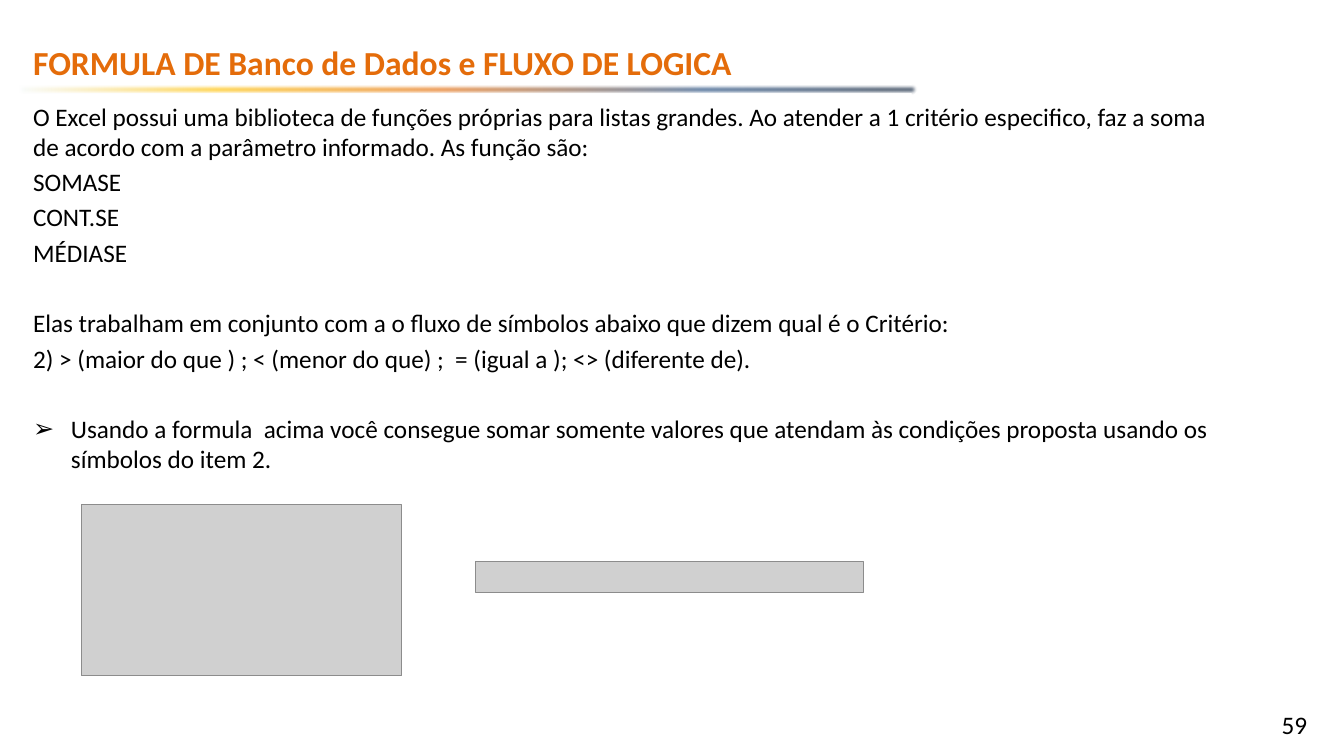
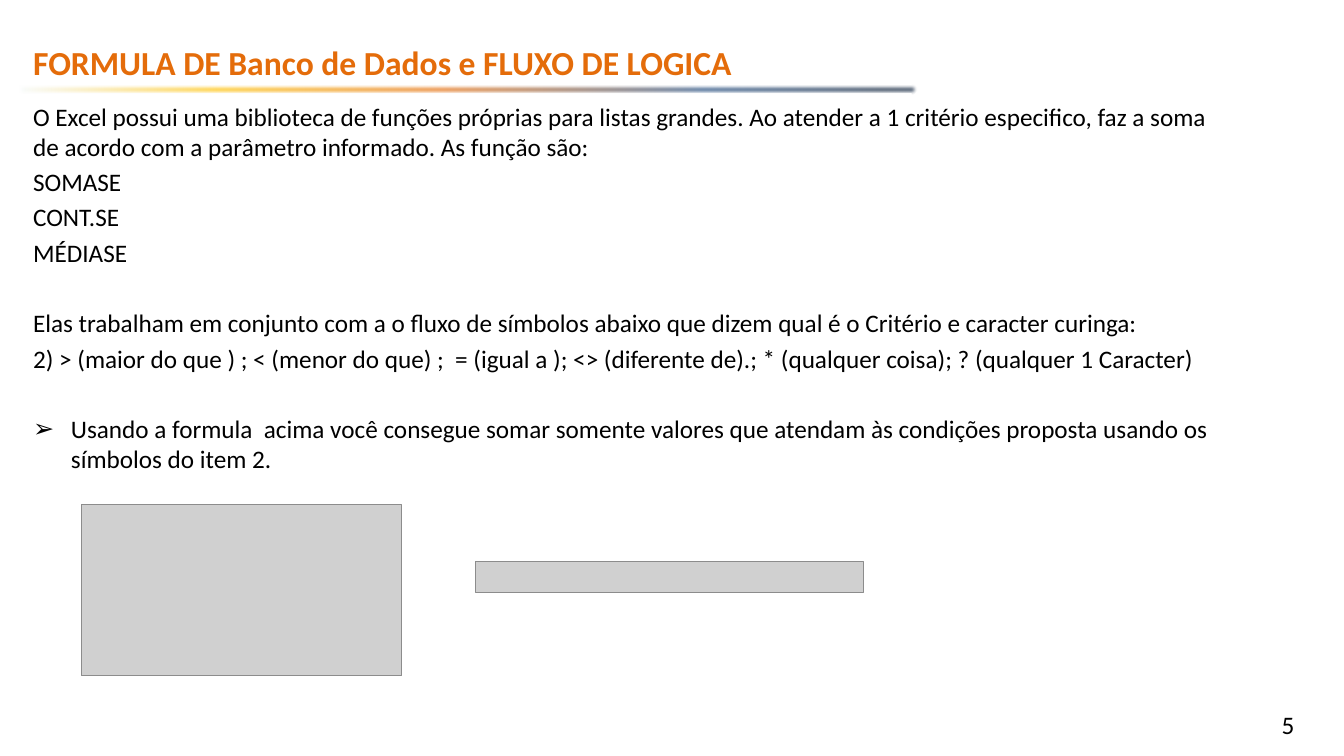
Before and after one commit to emerson-fenrir/Excel_Basico, a slide deck: slide 5 of Professor/Aula3.pptx (slide 59 before the commit). Drawn at 1344x756 pixels with LibreOffice and Linux fonts; fonts in the diff are those of the drawing; grey boxes stand for pictures; background and template pictures are left out. Boxes give left, top, right and bottom in pixels: in the first picture for what was removed or moved away, otherwise in the second. Text is boxed around its words. In the diff, an @@ line names an element or a change of style, - is before the commit and + after.

```diff
--- a/Professor/Aula3.pptx
+++ b/Professor/Aula3.pptx
@@ text at <box>33,314,1193,373</box>: text changed @@
-Elas trabalham em conjunto com a o fluxo de símbolos abaixo que dizem qual é o Critério:
-2) > (maior do que ) ; < (menor do que) ; = (igual a ); <> (diferente de).
+Elas trabalham em conjunto com a o fluxo de símbolos abaixo que dizem qual é o Critério e caracter curinga:
+2) > (maior do que ) ; < (menor do que) ; = (igual a ); <> (diferente de).; * (qualquer coisa); ? (qualquer 1 Caracter)
@@ page number at <box>1282,717,1295,734</box>: text changed @@
-59
+5
```
Also in this commit, not shown: 6 other slides changed, 63 slides removed, 1 other file.
